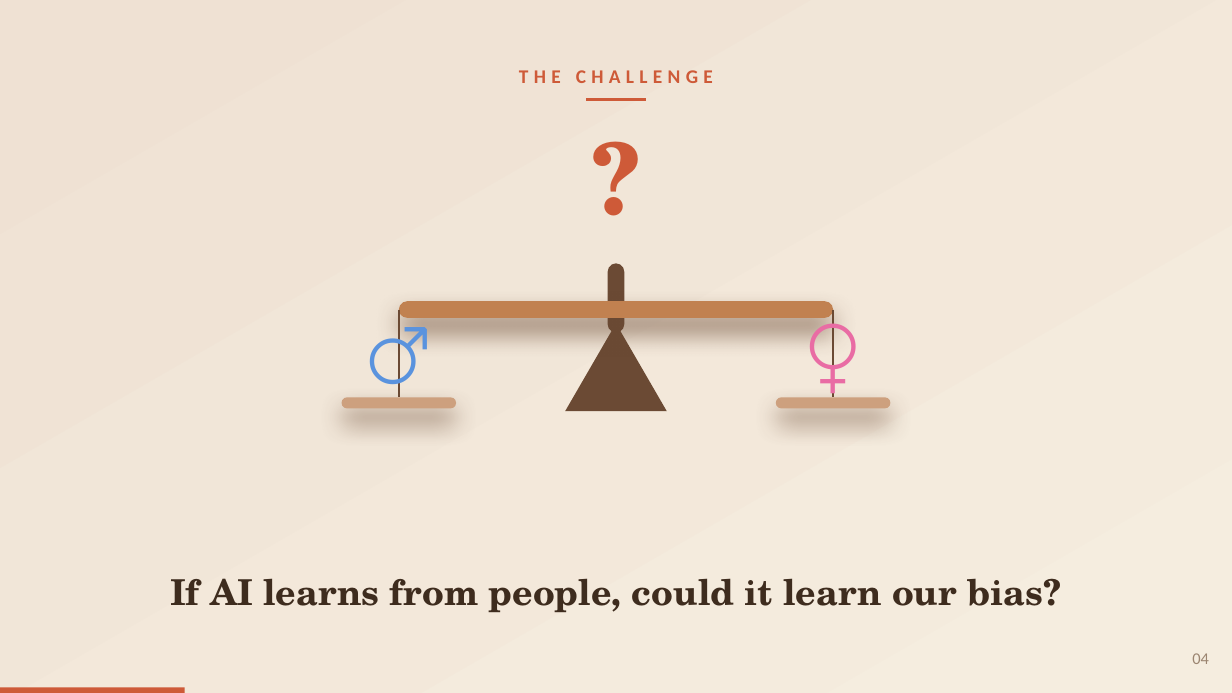
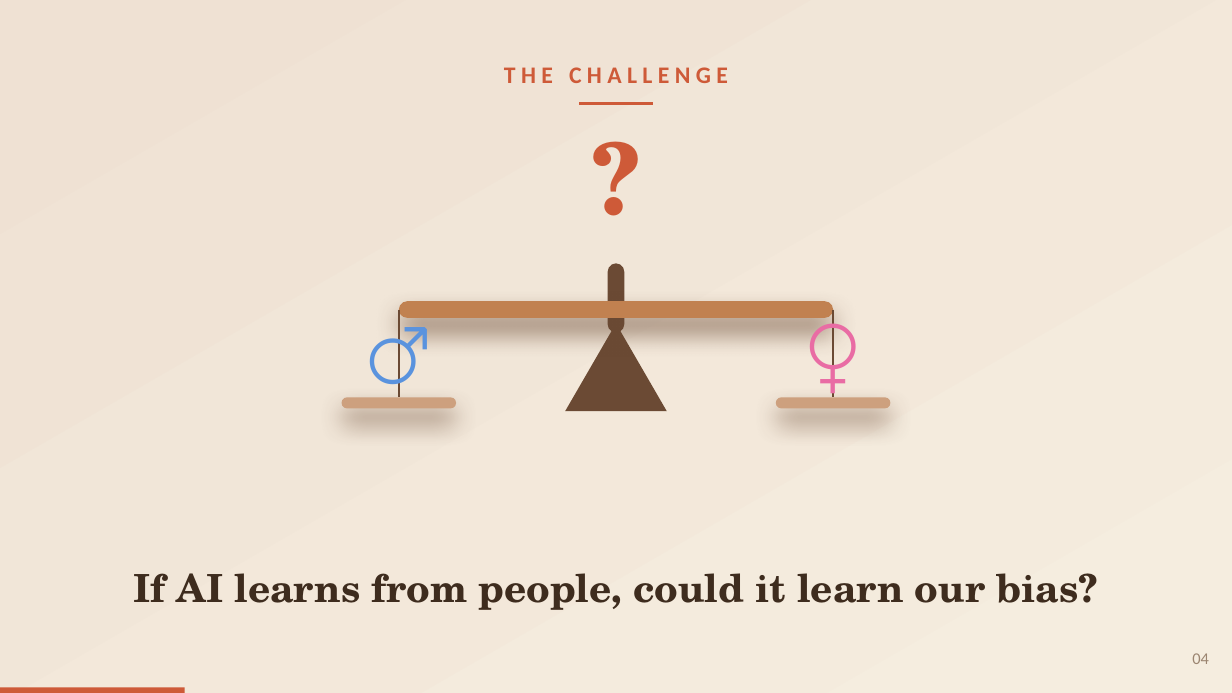
Before and after one commit to pwagle16/visual_communication, a slide deck: slide 4 of presentation/gender_bias_llm_hiring.pptx. Drawn at 1232x693 pixels with LibreOffice and Linux fonts; fonts in the diff are those of the drawing. Boxes give left, top, right and bottom in pixels: in the first picture for what was removed or moved away, otherwise in the second. Text is boxed around its words. In the diff, an @@ line names an element or a change of style, - is before the commit and + after.

```diff
--- a/presentation/gender_bias_llm_hiring.pptx
+++ b/presentation/gender_bias_llm_hiring.pptx
@@ text "THE CHALLENGE" at box(504, 67, 728, 83): size 15.1 to 18.6 pt @@
@@ elbow line moved from (587, 100) - (646, 100) to (579, 104) - (653, 104) @@
@@ elbow line (579, 104) - (653, 104): stroke #CE5A38 2.2 pt to #CE5A38 2.4 pt @@
@@ text "If AI learns from people, ...": place and size @@
-text "If AI learns from people, ..." at box(170, 578, 1061, 612)
+text "If AI learns from people, ..." at box(134, 573, 1098, 610)
@@ text "If AI learns from people, ..." at box(134, 573, 1098, 610): size 27.8 to 30.1 pt @@
```
Also in this commit, not shown: 9 other slides changed, 1 other file.
